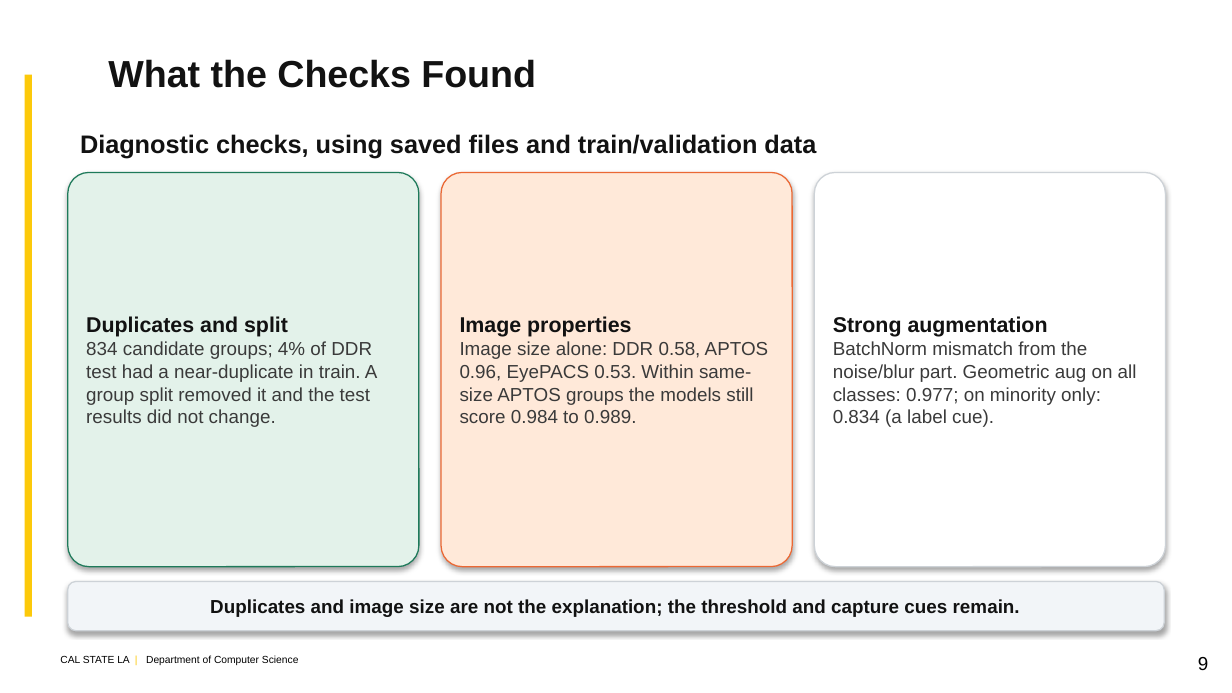
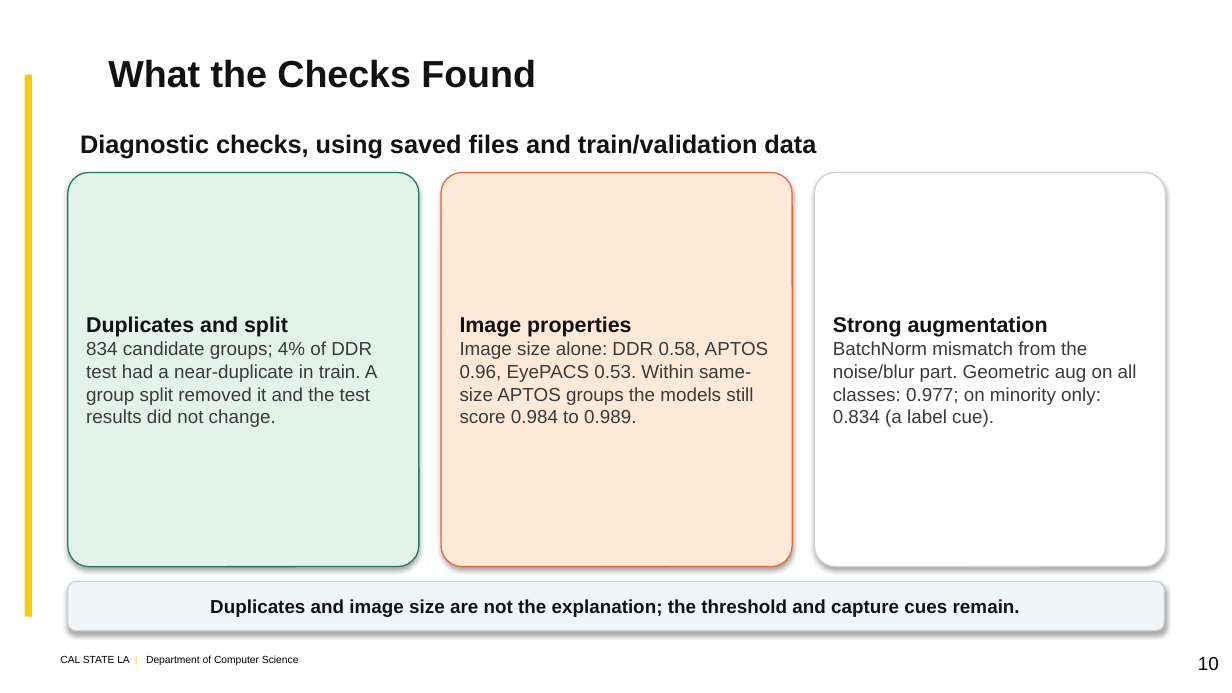
Before and after one commit to kazimab1/Early-DR, a slide deck: slide 10 of DR_Progress_5seeds.pptx (slide 9 before the commit). Drawn at 1232x693 pixels with LibreOffice and Linux fonts; fonts in the diff are those of the drawing; background and template pictures are left out. Boxes give left, top, right and bottom in pixels: in the first picture for what was removed or moved away, otherwise in the second. Text is boxed around its words. In the diff, an @@ line names an element or a change of style, - is before the commit and + after.

```diff
--- a/DR_Progress_5seeds.pptx
+++ b/DR_Progress_5seeds.pptx
@@ text at box(1198, 657, 1219, 671): text changed @@
-9
+10
```
Also in this commit, not shown: 7 other slides changed, 1 slide added, 8 other files.
